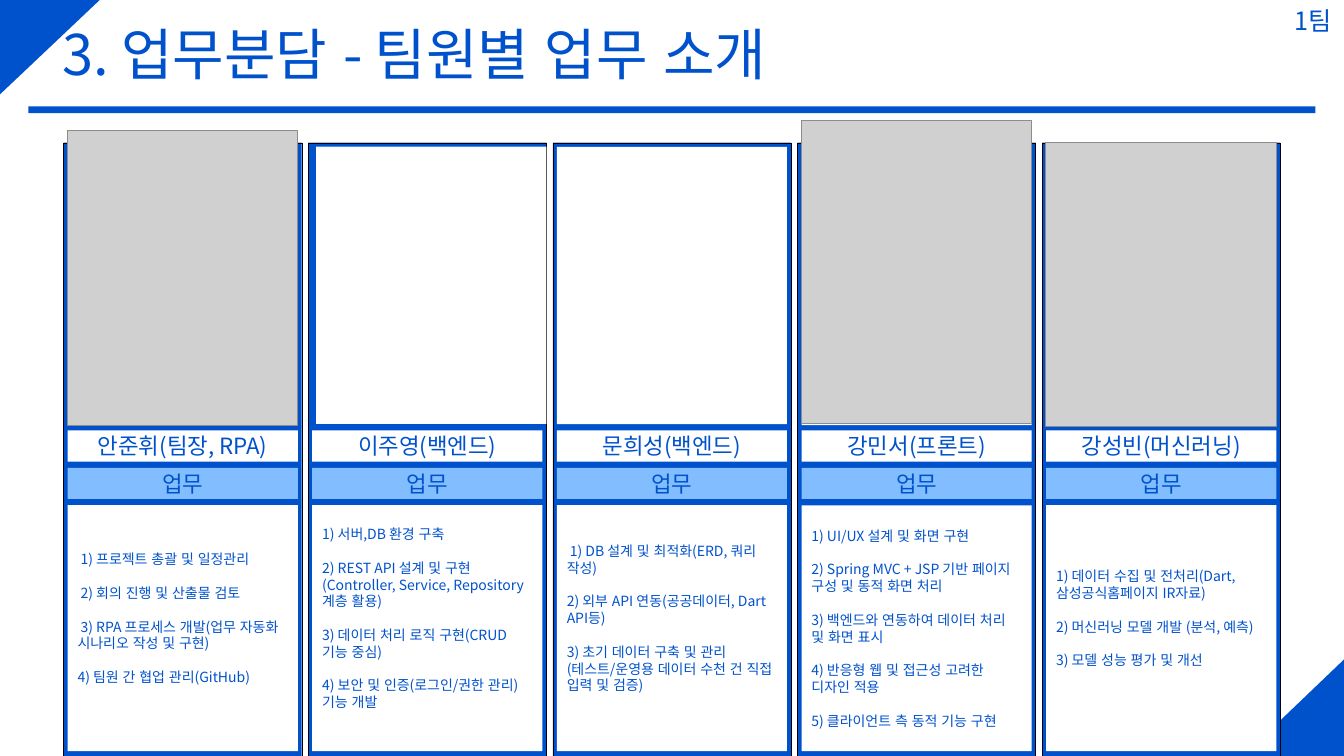
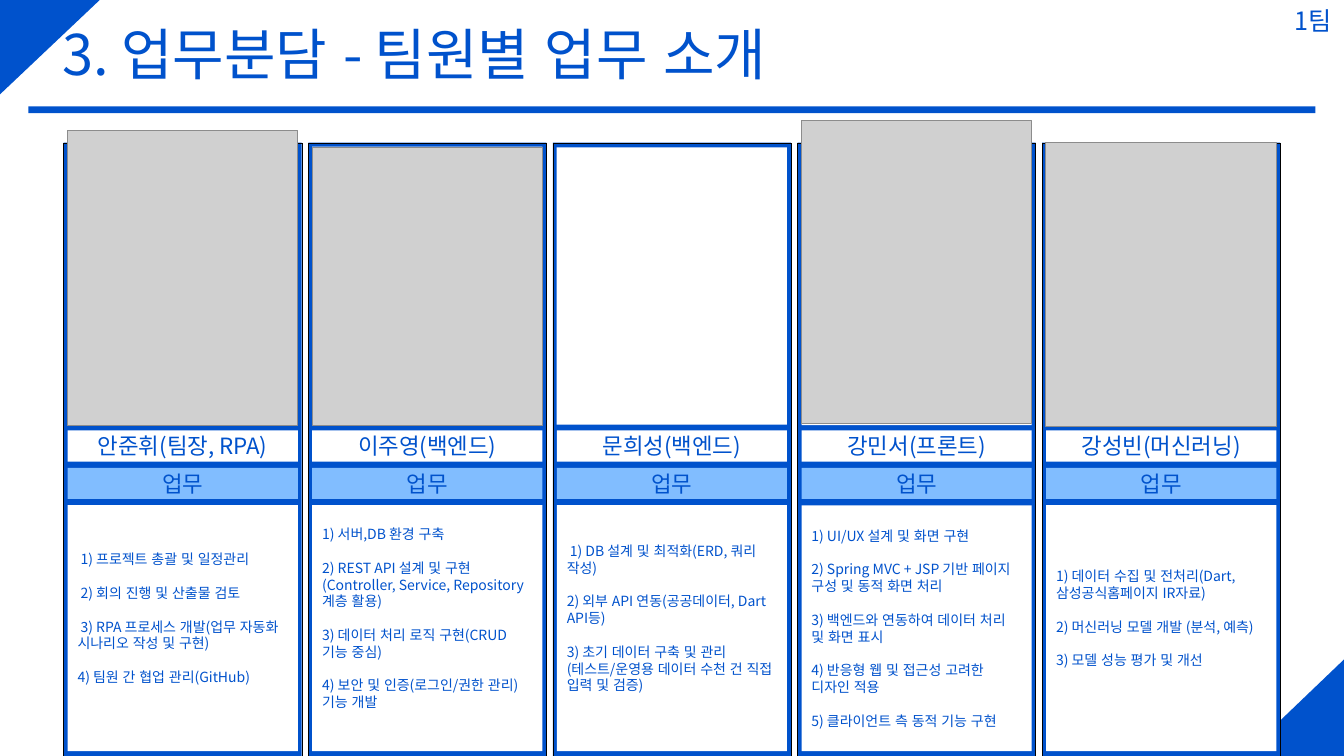
Before and after one commit to Anjunhiw/GlobalMainProject, a slide deck: slide 7 of 산출물/발표자료.pptx. Drawn at 1344x756 pixels with LibreOffice and Linux fonts; fonts in the diff are those of the drawing; grey boxes stand for pictures. Boxes give left, top, right and bottom in pixels: in the first picture for what was removed or moved away, otherwise in the second. Text is boxed around its words. In the diff, an @@ line names an element or a change of style, - is before the commit and + after.

```diff
--- a/산출물/발표자료.pptx
+++ b/산출물/발표자료.pptx
@@ rectangle: place and size @@
-rectangle at box(317, 146, 546, 423)
+rectangle at box(313, 146, 542, 423)
@@ picture added at box(313, 148, 543, 425) @@
```
Also in this commit, not shown: 6 other files.
